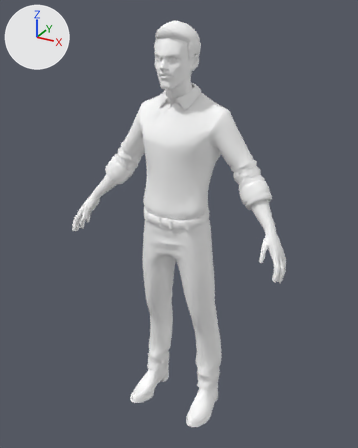
What one commit did to the FBX model Assets/GLB Ani Solution/Arts/Model/facial/MySlate_18.fbx.
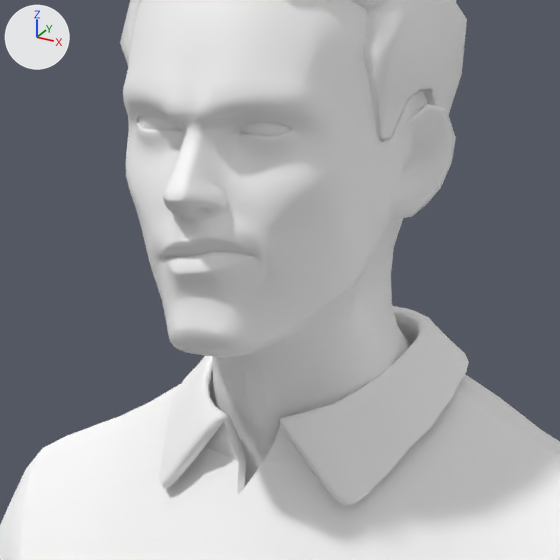
There are two pictures of each version: one whole from a camera (50 mm lens) standing at (1.002, -1.824, 1.907) and looking at (0.0, -0.002, 0.996), one close up on the part from 38% to 60% of the width and 9% to 26% of the height. Lighting does not change. The marker at upper left points along +X, +Y and +Z. Shape keys are drawn at the values saved in each file.

In view in the first close-up: 'EyeLeft', 'Wolf3D_Hair', 'Wolf3D_Head', 'Wolf3D_Outfit_Top'.
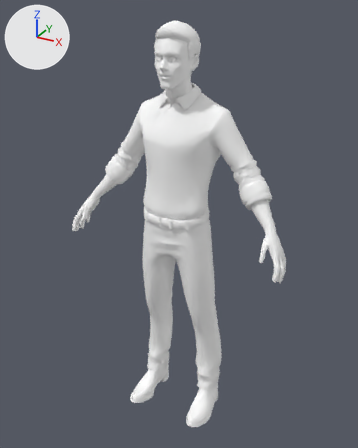
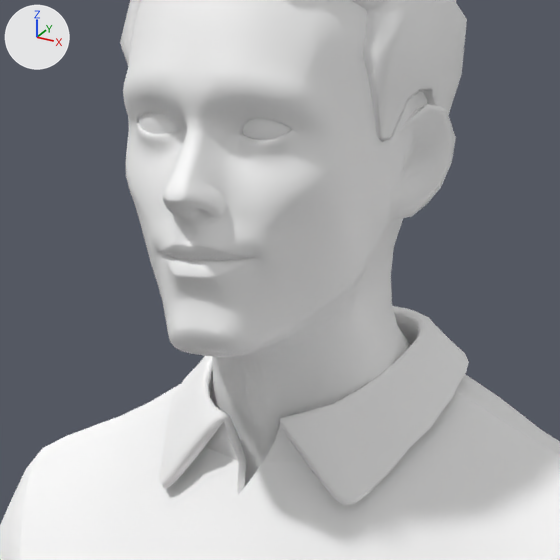
What the commit changed:
In shape key 'eyeSquintLeft' (key_0_eyesquintleft), value goes from 0.01 to 0.0.
In shape key 'eyeSquintRight' (key_1_eyesquintright), value goes from 0.01 to 0.0.
In shape key 'mouthShrugLower' (key_2_mouthshruglower), value goes from 0.07 to 0.0.
In shape key 'mouthShrugUpper' (key_3_mouthshrugupper), value goes from 0.07 to 0.0.
In shape key 'mouthSmileRight' (key_4_mouthsmileright), value goes from 0.12 to 0.13.
In shape key 'eyeBlinkLeft' (key_5_eyeblinkleft), value goes from 0.03 to 0.01.
In shape key 'eyeBlinkRight' (key_6_eyeblinkright), value goes from 0.03 to 0.01.
In shape key 'Think' (key_7_think), value goes from 0.11 to 0.01.
In shape key 'Sad' (key_8_sad), value goes from 0.1 to 0.0.
In shape key 'Doubt' (key_9_doubt), value goes from 0.02 to 0.0.
In shape key 'Hate' (key_10_hate), value goes from 0.89 to 0.0.
In shape key 'eyeSquintLeft' (key_11_eyesquintleft), value goes from 0.01 to 0.0.
In shape key 'eyeSquintRight' (key_12_eyesquintright), value goes from 0.01 to 0.0.
In shape key 'mouthShrugLower' (key_13_mouthshruglower), value goes from 0.07 to 0.0.
In shape key 'mouthShrugUpper' (key_14_mouthshrugupper), value goes from 0.07 to 0.0.
In shape key 'mouthSmileRight' (key_15_mouthsmileright), value goes from 0.12 to 0.13.
In shape key 'eyeBlinkLeft' (key_16_eyeblinkleft), value goes from 0.03 to 0.01.
In shape key 'eyeBlinkRight' (key_17_eyeblinkright), value goes from 0.03 to 0.01.
In shape key 'eyeSquintLeft' (key_18_eyesquintleft), value goes from 0.01 to 0.0.
In shape key 'eyeSquintRight' (key_19_eyesquintright), value goes from 0.01 to 0.0.
In shape key 'mouthShrugLower' (key_20_mouthshruglower), value goes from 0.07 to 0.0.
In shape key 'mouthShrugUpper' (key_21_mouthshrugupper), value goes from 0.07 to 0.0.
In shape key 'mouthSmileRight' (key_22_mouthsmileright), value goes from 0.12 to 0.13.
In shape key 'eyeBlinkLeft' (key_23_eyeblinkleft), value goes from 0.03 to 0.01.
In shape key 'eyeBlinkRight' (key_24_eyeblinkright), value goes from 0.03 to 0.01.
In shape key 'eyeSquintLeft' (key_25_eyesquintleft), value goes from 0.01 to 0.0.
In shape key 'eyeSquintRight' (key_26_eyesquintright), value goes from 0.01 to 0.0.
In shape key 'mouthShrugLower' (key_27_mouthshruglower), value goes from 0.07 to 0.0.
In shape key 'mouthShrugUpper' (key_28_mouthshrugupper), value goes from 0.07 to 0.0.
In shape key 'mouthSmileRight' (key_29_mouthsmileright), value goes from 0.12 to 0.13.
In shape key 'eyeBlinkLeft' (key_30_eyeblinkleft), value goes from 0.03 to 0.01.
In shape key 'eyeBlinkRight' (key_31_eyeblinkright), value goes from 0.03 to 0.01.

Pixel boxes [x1, y1, x2, y2] of what changed, in the close-ups (560 x 560 px):
'Wolf3D_Head', reshaped
    both: [123, 0, 456, 486]
